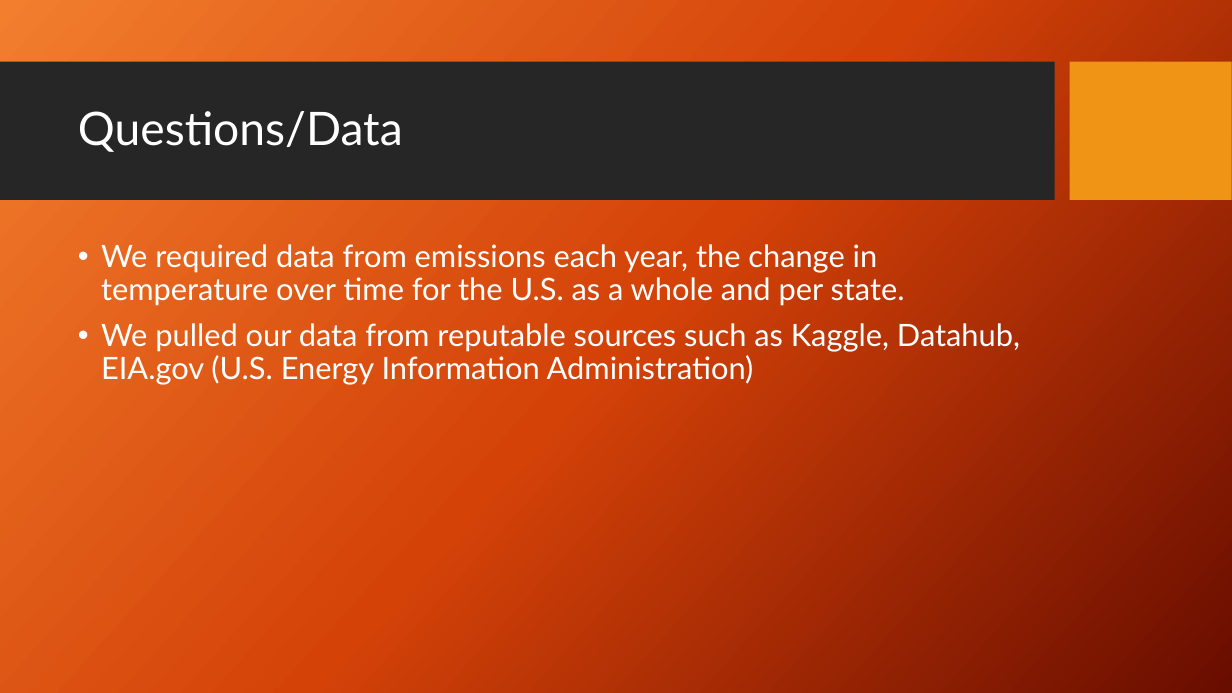
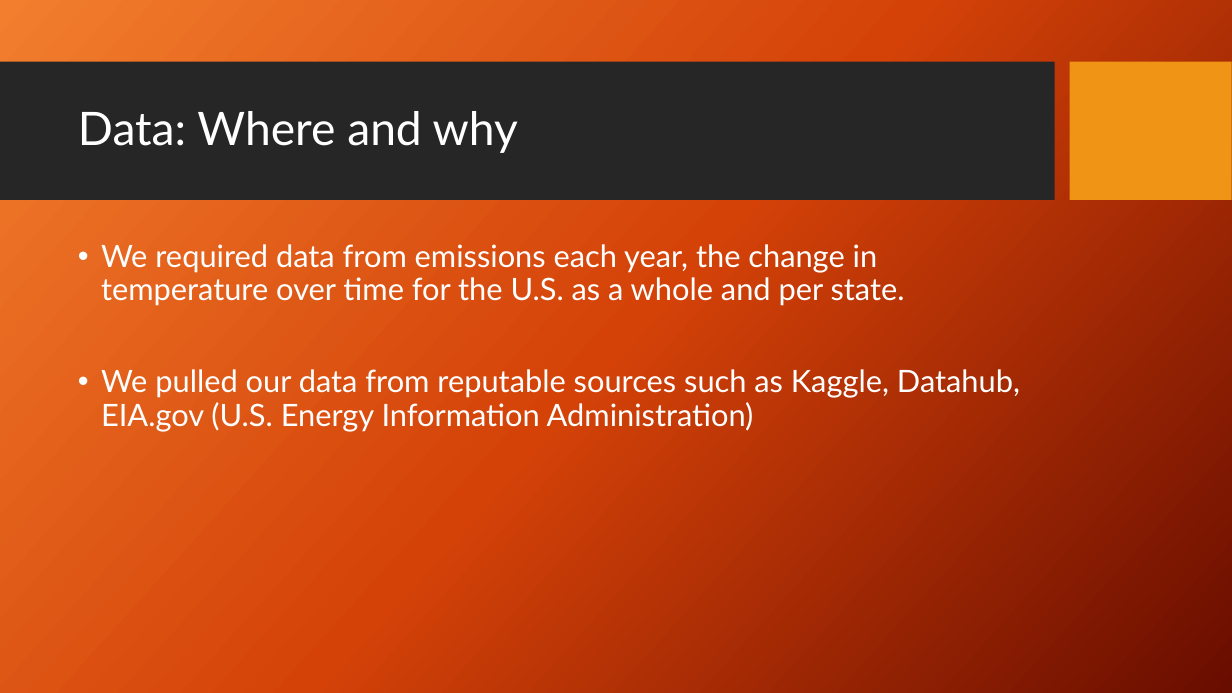
Before and after one commit to KennytheSun/Global_Warming_Repo, a slide deck: slide 4 of CO2emissionsVsTempPP.pptx. Drawn at 1232x693 pixels with LibreOffice and Linux fonts; fonts in the diff are those of the drawing; background and template pictures are left out. Boxes give left, top, right and bottom in pixels: in the first picture for what was removed or moved away, otherwise in the second. Text is boxed around its words. In the diff, an @@ line names an element or a change of style, - is before the commit and + after.

```diff
--- a/CO2emissionsVsTempPP.pptx
+++ b/CO2emissionsVsTempPP.pptx
@@ title at (78,111,518,153): text changed @@
-Questions/Data
+Data: Where and why
@@ text "We required data from emissions ..." rewrapped from (101,244,1020,385) to (101,244,1020,432) @@
```
Also in this commit, not shown: 3 other slides changed, 5 slides added, 4 other files.
